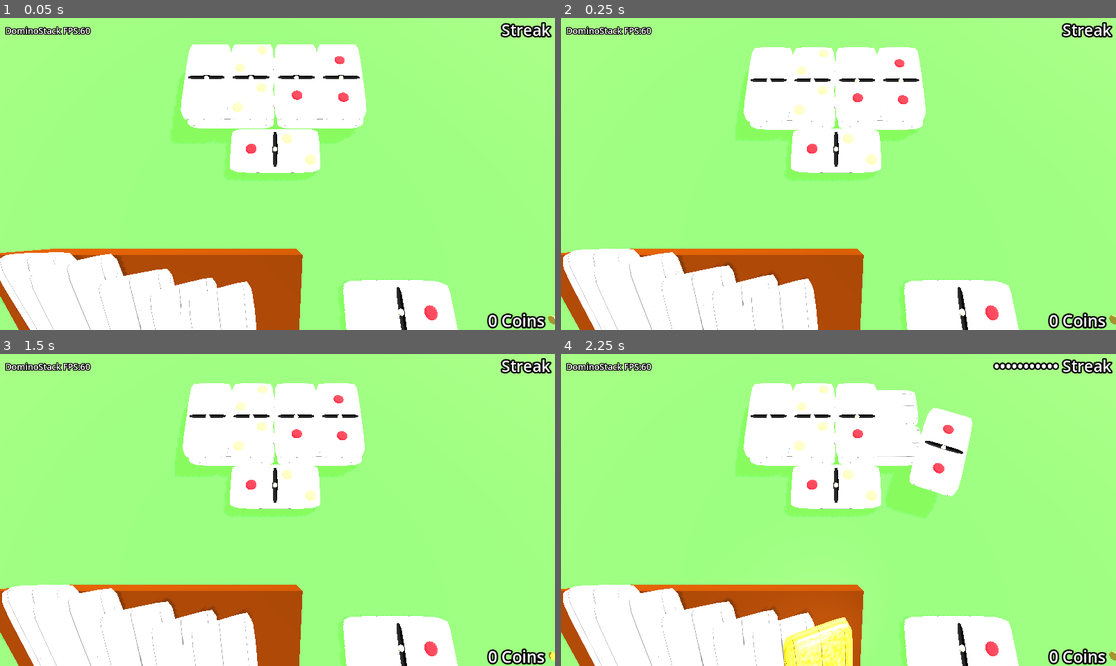
Above: before the commit, frames 1-4 (two rows, left to right).
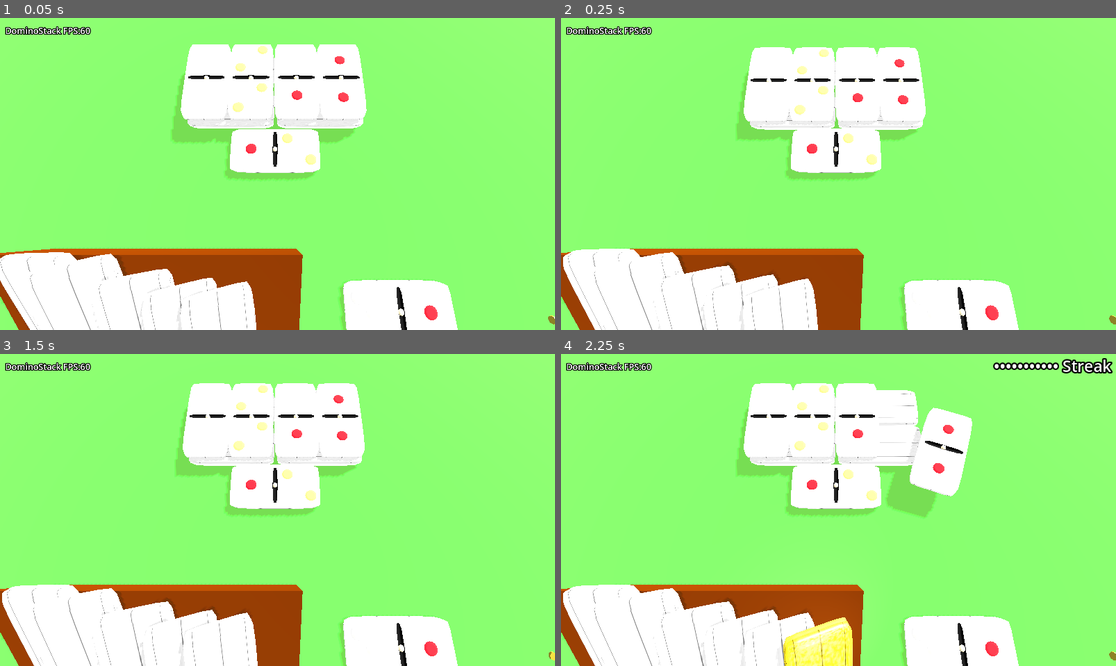
Above: after the commit, the same moments.

Repository: SecsAndCyber/six-seven-dominoes
Game: Godot game, scene res://scenes/level_4_0_startingLevel.tscn
Two runs of this game, one before a commit and one after it. Both use one fixed random seed, a clock stepped at 60 frames per second and the inputs below. This scene is started directly instead of the project's main scene. Sound files missing from this copy of the repository are replaced by a short silence.
Inputs (mouse positions are in pixels of both pictures, inside the frame that each line leads up to):
- Up to frame 1 (0.05 s): no input
- Up to frame 2 (0.25 s): no input
- Up to frame 3 (1.5 s): move the mouse to (399, 494) at 0.52 s; hold Alt 0.53-1.28 s; click (399, 494) at 0.67 s; tap Enter at 1.25 s; move the mouse to (166, 525) at 1.27 s; tap Ctrl at 1.35 s; click (166, 525) at 1.42 s
- Up to frame 4 (2.25 s): tap Space at 2 s; move the mouse to (894, 441) at 2.02 s; hold Alt from 2.03 s (still down); click (894, 441) at 2.17 s

The runs differ from the first frame. In frame 1, 3.6% of the frame differs, in the area x 0-100%, y 1-100%; in frame 2, 3.1%; in frame 3, 3.1%; in frame 4, 4.3%, in the area x 0-100%, y 10-100%.

Commit message:
Enhance project configuration and UI: update export presets, improve camera settings, and refine scene structures for better performance and visual consistency

Diff:
--- a/project.godot
+++ b/project.godot
@@ -44,6 +44,7 @@
 
 [rendering]
 
+textures/vram_compression/import_s3tc_bptc=true
 textures/vram_compression/import_etc2_astc=true
 anti_aliasing/quality/msaa_3d=2
 anti_aliasing/quality/screen_space_aa=2
--- a/scenes/domino_level.tscn
+++ b/scenes/domino_level.tscn
@@ -1,9 +1,10 @@
-[gd_scene load_steps=11 format=3 uid="uid://bpwmck6ndoo6o"]
+[gd_scene load_steps=12 format=3 uid="uid://bpwmck6ndoo6o"]
 
 [ext_resource type="Script" uid="uid://b51uhpmrsglm" path="res://scripts/dominoes_level.gd" id="1_ahtht"]
 [ext_resource type="PackedScene" uid="uid://dhamkvtbdtbed" path="res://scenes/capture_point.tscn" id="2_gdtbw"]
 [ext_resource type="PackedScene" uid="uid://dro31wxbi680v" path="res://scenes/game_camera.tscn" id="3_lhfmt"]
 [ext_resource type="PackedScene" uid="uid://dartuwkh4q1a7" path="res://scenes/domino_block.tscn" id="4_gjmw3"]
+[ext_resource type="Environment" uid="uid://bedt4yliqs882" path="res://scenes/camera_environment.tres" id="4_lhfmt"]
 [ext_resource type="PackedScene" uid="uid://kb6wm8lyrkvh" path="res://scenes/hand_rack.tscn" id="5_0aixa"]
 [ext_resource type="PackedScene" uid="uid://dk2qcxsr5sajx" path="res://scenes/button_box_3d.tscn" id="6_gdtbw"]
 
@@ -30,6 +31,7 @@
 
 [node name="Camera3D" parent="." instance=ExtResource("3_lhfmt")]
 transform = Transform3D(1, 0, 0, 0, 0.26927286, 0.96306396, 0, -0.96306396, 0.26927286, 0, 8.933517, 4.1343374)
+environment = ExtResource("4_lhfmt")
 
 [node name="TableTop" type="StaticBody3D" parent="."]
 transform = Transform3D(1, 0, 0, 0, 1, 0, 0, 0, 1, 0.036530018, 0.082410336, -0.19729328)
--- a/scenes/game_camera.tscn
+++ b/scenes/game_camera.tscn
@@ -1,6 +1,7 @@
-[gd_scene load_steps=3 format=3 uid="uid://dro31wxbi680v"]
+[gd_scene load_steps=4 format=3 uid="uid://dro31wxbi680v"]
 
 [ext_resource type="PackedScene" uid="uid://dfubvgaqmy0rk" path="res://scenes/Coin.tscn" id="1_1qhs2"]
+[ext_resource type="Script" uid="uid://djgk532rv10hq" path="res://scripts/game_camera.gd" id="1_qq1a7"]
 
 [sub_resource type="Environment" id="Environment_5ildb"]
 background_energy_multiplier = 4.0
@@ -8,8 +9,6 @@
 ambient_light_color = Color(1, 1, 1, 1)
 tonemap_mode = 3
 tonemap_white = 0.5
-ssao_enabled = true
-ssil_enabled = true
 glow_intensity = 0.2
 glow_bloom = 1.0
 glow_hdr_threshold = 3.0
@@ -22,6 +21,7 @@
 current = true
 near = 1.0
 far = 100.0
+script = ExtResource("1_qq1a7")
 
 [node name="DirectionalLight3D" type="DirectionalLight3D" parent="."]
 transform = Transform3D(0.41712725, 0.7032206, 0.57574797, -0.75758314, -0.08092095, 0.6477033, 0.50206834, -0.7063516, 0.49899366, 0, 10, 0)
--- a/scenes/loss_menu.tscn
+++ b/scenes/loss_menu.tscn
@@ -1,8 +1,9 @@
-[gd_scene load_steps=9 format=3 uid="uid://cx4dimulbckoi"]
+[gd_scene load_steps=10 format=3 uid="uid://cx4dimulbckoi"]
 
 [ext_resource type="Script" uid="uid://bcjdcyl1xyqtl" path="res://scripts/loss_menu.gd" id="1_u6it3"]
 [ext_resource type="PackedScene" uid="uid://dro31wxbi680v" path="res://scenes/game_camera.tscn" id="2_5rqbm"]
 [ext_resource type="PackedScene" uid="uid://dartuwkh4q1a7" path="res://scenes/domino_block.tscn" id="3_eo3ww"]
+[ext_resource type="Environment" uid="uid://bedt4yliqs882" path="res://scenes/camera_environment.tres" id="3_mpqq7"]
 [ext_resource type="PackedScene" uid="uid://dk2qcxsr5sajx" path="res://scenes/button_box_3d.tscn" id="4_5rqbm"]
 
 [sub_resource type="PhysicsMaterial" id="PhysicsMaterial_l6cm7"]
@@ -23,6 +24,7 @@
 
 [node name="Camera3D" parent="." instance=ExtResource("2_5rqbm")]
 transform = Transform3D(1, 0, 0, 0, 0.26927286, 0.96306396, 0, -0.96306396, 0.26927286, 0, 7.699459, 4.5392)
+environment = ExtResource("3_mpqq7")
 
 [node name="Splash" type="Node3D" parent="Camera3D"]
 
@@ -51,15 +53,15 @@
 transform = Transform3D(1, 0, 0, 0, 0.9999999, 0, 0, 0, 0.9999999, 0.2528658, -0.469234, -1.6782317)
 text = "0 tiles left on the table"
 
-[node name="Backdrop" type="StaticBody3D" parent="."]
+[node name="TableTop" type="StaticBody3D" parent="."]
 transform = Transform3D(1, 0, 0, 0, 1, 0, 0, 0, 1, 0.036530018, 0.082410336, -0.19729328)
 collision_layer = 4
 physics_material_override = SubResource("PhysicsMaterial_l6cm7")
 
-[node name="CollisionShape3D" type="CollisionShape3D" parent="Backdrop"]
+[node name="CollisionShape3D" type="CollisionShape3D" parent="TableTop"]
 shape = SubResource("BoxShape3D_ekxnf")
 
-[node name="TableTop2" type="MeshInstance3D" parent="Backdrop"]
+[node name="TableTop2" type="MeshInstance3D" parent="TableTop"]
 mesh = SubResource("PlaneMesh_bqqt6")
 skeleton = NodePath("../..")
 
--- a/scenes/main_menu.tscn
+++ b/scenes/main_menu.tscn
@@ -1,7 +1,8 @@
-[gd_scene load_steps=9 format=3 uid="uid://0jk7qqutmbqj"]
+[gd_scene load_steps=10 format=3 uid="uid://0jk7qqutmbqj"]
 
 [ext_resource type="Script" uid="uid://dde3871yfxfah" path="res://scripts/main_menu.gd" id="1_ekxnf"]
 [ext_resource type="PackedScene" uid="uid://dro31wxbi680v" path="res://scenes/game_camera.tscn" id="1_l6cm7"]
+[ext_resource type="Environment" uid="uid://bedt4yliqs882" path="res://scenes/camera_environment.tres" id="3_8ln24"]
 [ext_resource type="PackedScene" uid="uid://dartuwkh4q1a7" path="res://scenes/domino_block.tscn" id="3_bqqt6"]
 [ext_resource type="PackedScene" uid="uid://dk2qcxsr5sajx" path="res://scenes/button_box_3d.tscn" id="4_wu84c"]
 
@@ -23,6 +24,7 @@
 
 [node name="Camera3D" parent="." instance=ExtResource("1_l6cm7")]
 transform = Transform3D(1, 0, 0, 0, 0.26927286, 0.96306396, 0, -0.96306396, 0.26927286, 0, 7.699459, 4.5392)
+environment = ExtResource("3_8ln24")
 
 [node name="Splash" type="Node3D" parent="Camera3D"]
 
@@ -157,15 +159,15 @@
 [node name="ContactButton3D" parent="Camera3D/MenuAbout/DominoBlock3" instance=ExtResource("4_wu84c")]
 transform = Transform3D(1, 0, 0, 0, 17.40539, 0, 0, 0, 1.9210322, -0.690426, -7.759466, -0.07864833)
 
-[node name="Backdrop" type="StaticBody3D" parent="."]
+[node name="TableTop" type="StaticBody3D" parent="."]
 transform = Transform3D(1, 0, 0, 0, 1, 0, 0, 0, 1, 0.036530018, 0.082410336, -0.19729328)
 collision_layer = 4
 physics_material_override = SubResource("PhysicsMaterial_l6cm7")
 
-[node name="CollisionShape3D" type="CollisionShape3D" parent="Backdrop"]
+[node name="CollisionShape3D" type="CollisionShape3D" parent="TableTop"]
 shape = SubResource("BoxShape3D_ekxnf")
 
-[node name="TableTop2" type="MeshInstance3D" parent="Backdrop"]
+[node name="TableTop2" type="MeshInstance3D" parent="TableTop"]
 mesh = SubResource("PlaneMesh_bqqt6")
 skeleton = NodePath("../..")
 
--- a/scripts/button_3d.gd
+++ b/scripts/button_3d.gd
@@ -8,9 +8,5 @@
 func _ready() -> void:
 	debug_mesh.queue_free()
 
-# Called every frame. 'delta' is the elapsed time since the previous frame.
-func _process(_delta: float) -> void:
-	pass
-
 func touched():
 	emit_signal("button_pressed")
--- a/scripts/capture_point.gd
+++ b/scripts/capture_point.gd
@@ -51,7 +51,7 @@
 	if is_instance_valid(active_block):
 		setup_active_block()
 	else:
-		active_block = find_child("*", true, false) as DominoBlock
+		printerr("Missing active_block")
 
 func _physics_process(delta: float) -> void:
 	if not moving_block == null:
--- a/scripts/coin.gd
+++ b/scripts/coin.gd
@@ -1,7 +1,5 @@
 class_name Coin
 extends StaticBody3D
-
-signal animation_completed
 
 @export var spin_velocity = 3
 # Called when the node enters the scene tree for the first time.
@@ -14,22 +12,17 @@
 	tween.tween_property(self, "global_transform:origin", target_pos, duration)\
 		.set_trans(Tween.TRANS_BACK)\
 		.set_ease(Tween.EASE_OUT)
+	tween.tween_property(self, "global_transform:origin", dest_pos, duration/2)\
+		.set_trans(Tween.TRANS_LINEAR)
 	tween.finished.connect(
 		func():
-			var inner_tween = create_tween()
-			inner_tween.tween_property(self, "global_transform:origin", dest_pos, duration/2)\
-				.set_trans(Tween.TRANS_LINEAR)
-			inner_tween.finished.connect(
-				func():
-					animation_completed.emit()
-					queue_free()
-			)
+			queue_free()
 	)
-	return animation_completed
+	return tween
 
 
 # Called every frame. 'delta' is the elapsed time since the previous frame.
-func _process(delta: float) -> void:
+func _physics_process(delta: float) -> void:
 	rotate_y(spin_velocity * delta)
 
 func touched() -> void:
--- a/scripts/domino_block.gd
+++ b/scripts/domino_block.gd
@@ -25,21 +25,23 @@
 		wild_glitter_light.visible = true
 		surface_material.roughness_texture = noise_tex
 		surface_material.albedo_color = WILDGOLD_COLOR
-		surface_material.metallic = .35
-		surface_material.roughness = 1.0
-		surface_material.metallic_specular = 1.0
-		surface_material.emission_enabled = true
-		surface_material.emission = WILDGOLD_COLOR
-		surface_material.emission_operator = surface_material.EMISSION_OP_ADD
-		surface_material.emission_energy_multiplier = .12
+		if not OS.has_feature("simple_colors"):
+			surface_material.metallic = .35
+			surface_material.roughness = 1.0
+			surface_material.metallic_specular = 1.0
+			surface_material.emission_enabled = true
+			surface_material.emission = WILDGOLD_COLOR
+			surface_material.emission_operator = surface_material.EMISSION_OP_ADD
+			surface_material.emission_energy_multiplier = .12
 	else:
 		wild_glitter_light.visible = false
 		surface_material.roughness_texture = null
 		surface_material.albedo_color = STANDARD_COLOR
-		surface_material.metallic = 0
-		surface_material.roughness = 1.0
-		surface_material.metallic_specular = 0.0
-		surface_material.emission_enabled = false
+		if not OS.has_feature("simple_colors"):
+			surface_material.metallic = 0
+			surface_material.roughness = 1.0
+			surface_material.metallic_specular = 0.0
+			surface_material.emission_enabled = false
 
 # init_pending is set by the stage once the tree location has stabilized
 # Designer note: Set this as false if the parent isn't DominoLevel
@@ -181,7 +183,7 @@
 	})
 
 # Called every frame. 'delta' is the elapsed time since the previous frame.
-func _process(delta: float) -> void:
+func _process(_delta: float) -> void:
 	if init_pending:
 		return
 	if not is_inside_tree():
@@ -199,12 +201,19 @@
 			# These cause a flicker TODO: Implement this as a shader
 			# Due to above check, this only occurs inside the single
 			# Wildcard permitted per screen
-			wild_glitter_light.light_energy = randf_range(0.8, 1.2)
-			noise.seed = randi()
-
+			if not OS.has_feature("simple_colors"):
+				wild_glitter_light.light_energy = randf_range(0.8, 1.2)
+				noise.seed = randi()
 	if under_dominos():
 		face = "down"
 		start_flip = ""
+
+
+func _physics_process(delta: float) -> void:
+	if init_pending:
+		return
+	if not is_inside_tree():
+		return
 
 	if not start_flip == "":
 		if start_flip == "down":
--- a/scripts/domino_stack.gd
+++ b/scripts/domino_stack.gd
@@ -17,10 +17,26 @@
 	var scene_path = domino_scene(id)
 	if ResourceLoader.exists(scene_path):
 		preloader[id] = ResourceLoader.load(scene_path)
-		return preloader[id].instantiate()
+		return simplify_materials(preloader[id].instantiate())
 	else:
 		printerr("Tried to load missing file ", scene_path)
 		return null
+
+func simplify_materials(node:Node3D):
+	if OS.has_feature("simple_colors"):
+		if node.find_child(
+			'RenderTopPip',true, false
+			):
+			node.find_child(
+			'RenderTopPip',true, false
+			).get_active_material(1).albedo_color = "#000000"
+		if node.find_child(
+			'RenderBottomPip',true, false
+			):
+			node.find_child(
+			'RenderBottomPip',true, false
+			).get_active_material(1).albedo_color = "#000000"
+	return node
 
 func _ready():
 	for id in domino_ids():
--- a/scripts/dominoes_level.gd
+++ b/scripts/dominoes_level.gd
@@ -17,16 +17,7 @@
 var max_pair_domino: DominoBlock = null
 var ready_done:bool = false
 
-func update_ui(_delta:float = 0.0):
-	if OS.is_debug_build():
-		debug_label.text = "{LevelName} FPS:{FPS}".format({
-			'LevelName':get_node("/root/").get_children()[3].name,
-			'FPS':str(int(1.0 / _delta)) if _delta else '??'
-		})
-	elif debug_label.text.length() > 0:
-		debug_label.text = ""
-	streak_label.text = "%s Streak" % ["•".repeat(GameManager.click_streak)]
-	coins_label.text = "%s Coins" % [GameManager.coins]
+func update_ui():
 	setup_buy_button()
 
 func setup_buy_button():
@@ -56,7 +47,7 @@
 func _ready() -> void:
 	pre_loss = false
 	pre_win = false
-	update_ui(0)
+
 	for child in get_children():
 		if child is DominoBlock:
 			remove_child(child)
@@ -123,15 +114,16 @@
 func _process(_delta: float) -> void:
 	if not ready_done or GameManager.is_transitioning:
 		return
-	update_ui(_delta)
+	update_ui()
 	if GameManager.level_complete == 0xDEADBEEF:
 		return GameManager.advance_to_level("res://scenes/loss_menu.tscn", true)
 	if pre_loss:
 		return
 	if not null == max_pair_domino and not null == max_pair_domino.surface_material:
-		var pips_node = max_pair_domino.get_node('MeshContainer').find_child('RenderTopPip',true, false)
-		table_top.get_node("TableTop2").get_active_material(0).albedo_color = \
-			pips_node.get_active_material(1).albedo_color
+		if not OS.has_feature("simple_colors"):
+			var pips_node = max_pair_domino.get_node('MeshContainer').find_child('RenderTopPip',true, false)
+			table_top.get_node("TableTop2").get_active_material(0).albedo_color = \
+				pips_node.get_active_material(1).albedo_color
 		max_pair_domino = null # We have set the table color
 	if GameManager.level_complete and GameManager.level_complete < Time.get_ticks_msec():
 		GameManager.last_played = next_level
--- a/scripts/game_camera.gd
+++ b/scripts/game_camera.gd
@@ -3,25 +3,58 @@
 @onready var camera_environment: Environment = $".".environment
 @onready var parent: Node3D = $".".get_parent()
 @onready var coin: Coin = $CoinsLabel/Coin
+@onready var directional_light_3d: DirectionalLight3D = $DirectionalLight3D
 
+@onready var streak_label: Label3D = $"."/StreakLabel
+@onready var debug_label: Label3D = $"."/DebugLabel
+@onready var coins_label: Label3D = $"."/CoinsLabel
 # Called when the node enters the scene tree for the first time.
 func _ready() -> void:
 	if OS.has_feature("simple_colors"):
 		coin.queue_free()
 
+func _process(delta: float) -> void:
+	update_ui(delta)
+
 func _enter_tree() -> void:
+	streak_label = $"."/StreakLabel
+	debug_label = $"."/DebugLabel
+	coins_label = $"."/CoinsLabel
 	if OS.has_feature("simple_colors"):
 		parent = $".".get_parent()
 		camera_environment = $".".environment
+		directional_light_3d = $DirectionalLight3D
+		directional_light_3d.shadow_enabled = false
 		var tt = parent.get_node("TableTop")
 		if tt:
 			var TableTop2 = tt.get_node("TableTop2")
 			TableTop2.mesh.material.albedo_color = "#222222"
 		if camera_environment:
 			camera_environment.ambient_light_energy = 1.0
-			camera_environment.ambient_light_source = Environment.AMBIENT_SOURCE_BG
+			camera_environment.ambient_light_source = Environment.AMBIENT_SOURCE_COLOR
 			camera_environment.ambient_light_color = "#000000"
-			camera_environment.ssao_enabled = false
-			camera_environment.ssil_enabled = false
+			camera_environment.background_mode = Environment.BG_CANVAS
+			camera_environment.tonemap_mode = Environment.TONE_MAPPER_LINEAR
+			camera_environment.tonemap_white = 1.0
+			camera_environment.tonemap_exposure = 1.0
 		else:
 			printerr("Unable to locate camera_environment")
+	else:
+		camera_environment = $".".environment
+		camera_environment.ssao_enabled = true
+		camera_environment.ssil_enabled = true
+	update_ui(0)
+
+
+func update_ui(_delta:float = 0.0):
+	if OS.is_debug_build():
+		debug_label.text = "{LevelName} FPS:{FPS}".format({
+			'LevelName':get_node("/root/").get_children()[3].name,
+			'FPS':str(int(1.0 / _delta)) if _delta else '??'
+		})
+	elif debug_label.text.length() > 0:
+		debug_label.text = ""
+	if streak_label:
+		streak_label.text = GameManager.click_streak_string
+	if coins_label:
+		coins_label.text = GameManager.coins_string
--- a/scripts/game_manager.gd
+++ b/scripts/game_manager.gd
@@ -17,9 +17,9 @@
 	var file = FileAccess.open(instance._save_path, FileAccess.WRITE)
 	if file:
 		file.store_line(JSON.stringify({
-			'CurrentLevel':instance.last_played,
-			'ClickStreak':instance.click_streak,
-			'CoinsCollected':instance.coins,
+			'CurrentLevel':instance.internal_last_played,
+			'ClickStreak':instance.internal_click_streak,
+			'CoinsCollected':instance.internal_coins,
 		}))
 	else:
 		printerr("Unable to save", instance._save_path)
@@ -40,10 +40,32 @@
 		printerr("Unable to open", instance._save_path)
 
 # ++++++++++++ Persistent Values
-var last_played : String = ""
-var click_streak : int = 0
-var coins : int = 0
+var internal_last_played : String = ""
+var internal_click_streak : int = 0
+var internal_coins : int = 0
 # ++++++++++++ End Persistent Values
+var coins_string: String = ""
+var coins: int:
+	get():
+		return internal_coins
+	set(val):
+		internal_coins = val
+		coins_string = "%s Coins" % [val]
+
+var click_streak_string: String = ""
+var click_streak: int:
+	get():
+		return internal_click_streak
+	set(val):
+		internal_click_streak = val
+		click_streak_string = "%s Streak" % ["•".repeat(val)]
+
+var last_played: String:
+	get():
+		return internal_last_played
+	set(val):
+		internal_last_played = val
+
 
 # 0 = not complete
 # 0xDEADBEEF = lost
@@ -83,7 +105,7 @@
 				active_game_level.hand.float_point.global_transform.origin,
 				active_game_level.hand.coin_capture.global_transform.origin,
 				1.0
-			).connect(func(): GameManager.coins += 1)
+			).finished.connect(func(): GameManager.coins += 1)
 		remove_domino(db)
 	if score:
 		await get_tree().create_timer(2).timeout
@@ -139,10 +161,10 @@
 		pass
 	else:
 		if "/levels/" in level_path:
-			last_played = level_path
-		if last_played and level_path == STARTING_LEVEL:
-			level_path = last_played
-		if not "/levels/" in last_played:
+			internal_last_played = level_path
+		if internal_last_played and level_path == STARTING_LEVEL:
+			level_path = internal_last_played
+		if not "/levels/" in internal_last_played:
 			level_path = STARTING_LEVEL
 
 	save_state()
--- a/scripts/input_manager.gd
+++ b/scripts/input_manager.gd
@@ -4,10 +4,6 @@
 # Called when the node enters the scene tree for the first time.
 func _ready() -> void:
 	pass # Replace with function body.
-
-# Called every frame. 'delta' is the elapsed time since the previous frame.
-func _process(_delta):
-	pass
 
 func _input(event):
 	# print(event)
--- a/scripts/loss_menu.gd
+++ b/scripts/loss_menu.gd
@@ -6,18 +6,8 @@
 @onready var debug_label: Label3D = $Camera3D/DebugLabel
 @onready var coins_label: Label3D = $Camera3D/CoinsLabel
 
-func update_ui(_delta:float = 0.0):
-	if OS.is_debug_build():
-		debug_label.text = "DEV {LevelName}".format({
-			'LevelName':get_node("/root/").get_children()[3].name,
-		})
-	elif debug_label.text.length() > 0:
-		debug_label.text = ""
-	streak_label.text = "%s Streak" % ["•".repeat(GameManager.click_streak)]
-	coins_label.text = "%s Coins" % [GameManager.coins]
 # Called when the node enters the scene tree for the first time.
 func _ready() -> void:
-	update_ui()
 	for db in find_children("*", "DominoBlock", true, true):
 		GameManager.board_dominos.append(db)
 	if GameManager.dominos_abandoned == 1:
@@ -25,9 +15,6 @@
 	else:
 		label_loss_stat.text = "%s tiles left on the table" % GameManager.dominos_abandoned
 
-func _process(_delta: float) -> void:
-	update_ui(_delta)
-
 
 func _on_resume_button_3d_button_pressed() -> void:
 	GameManager.advance_to_level(GameManager.STARTING_LEVEL)
--- a/scripts/main_menu.gd
+++ b/scripts/main_menu.gd
@@ -35,36 +35,17 @@
 			for button in buttons as Array[PhysicalBone3D]:
 				button.set_collision_layer_value(1, false)
 
-func update_ui(_delta:float = 0.0):
-	if OS.is_debug_build():
-		debug_label.text = "DEV {LevelName}".format({
-			'LevelName':get_node("/root/").get_children()[3].name,
-		})
-	elif debug_label.text.length() > 0:
-		debug_label.text = ""
-	streak_label.text = "%s Streak" % ["•".repeat(GameManager.click_streak)]
-	coins_label.text = "%s Coins" % [GameManager.coins]
 
 # Called when the node enters the scene tree for the first time.
 func _ready() -> void:
 	GameManager.loadScore()
-	update_ui()
+
 	for db in find_children("*", "DominoBlock", true, true):
 		db.freeze = true
 		db.set_collision_layer_value(1, false)
 		prints("Adding", db, "to GameManager")
 		GameManager.board_dominos.append(db)
 	change_menu(splash)
-
-#func _input(event):
-	#if splash.visible:
-		#if event is InputEventMouseButton or event is InputEventScreenTouch:
-			#if event.is_pressed():
-				#change_menu(menu_a)
-	#elif menu_a.visible:
-		#if event is InputEventMouseButton or event is InputEventScreenTouch:
-			#if event.is_pressed():
-				#GameManager.advance_to_level(next_level)
 
 
 func _on_splash_button_3d_button_pressed() -> void:
Not shown, changed: export_presets.cfg
